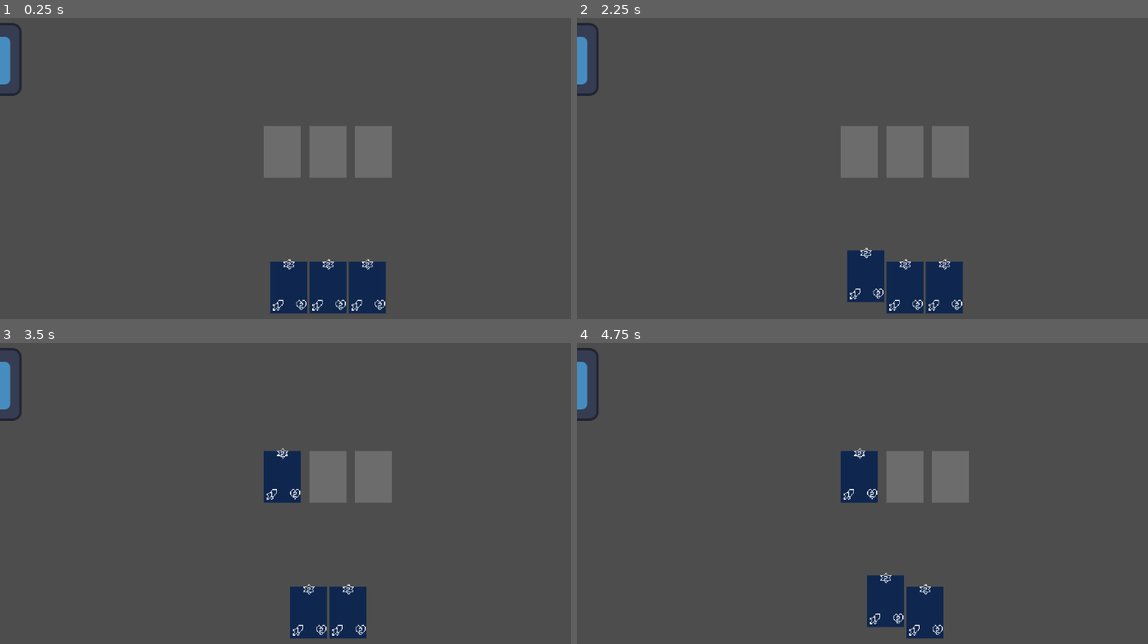
Above: before the commit, frames 1-4 (two rows, left to right).
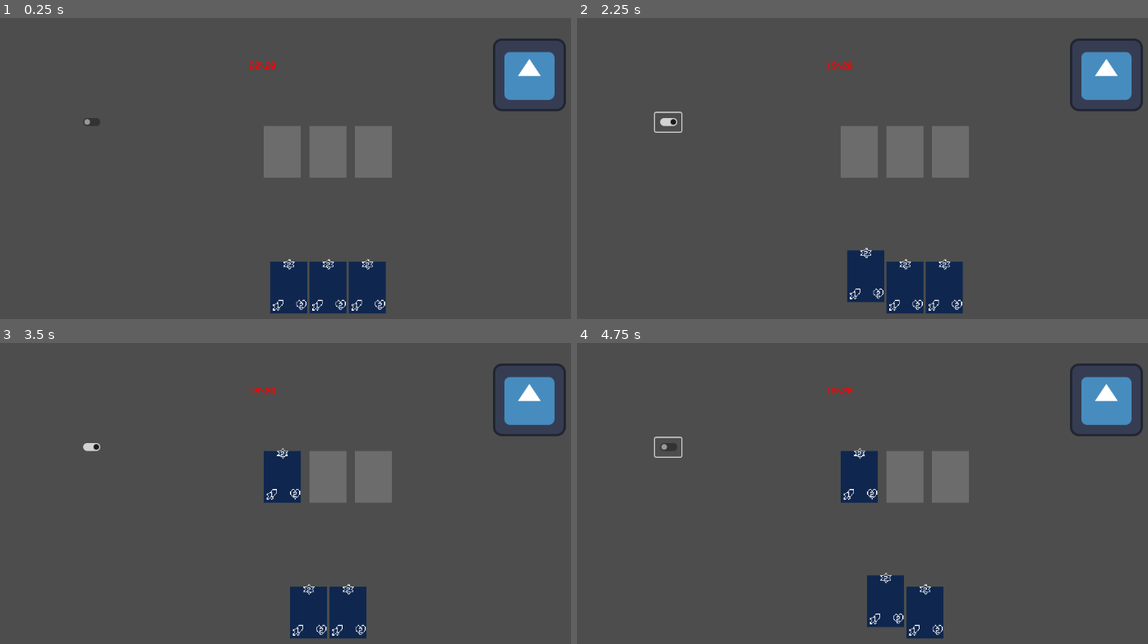
Above: after the commit, the same moments.

Repository: CraftMaster07/MonsterCardsClone
Game: Godot game, scene res://Scenes/board.tscn
Two runs of this game, one before a commit and one after it. Both use one fixed random seed, a clock stepped at 60 frames per second and the inputs below. The engine's default icon, where the game draws it, is replaced by a stand-in: a white triangle on a blue panel in a dark square.
Inputs (mouse positions are in pixels of both pictures, inside the frame that each line leads up to):
- Up to frame 1 (0.25 s): no input
- Up to frame 2 (2.25 s): click (856, 150) at 0.52 s; click (868, 288) at 1.27 s; click (668, 123) at 2.02 s
- Up to frame 3 (3.5 s): click (279, 475) at 2.77 s
- Up to frame 4 (4.75 s): click (885, 613) at 3.52 s; click (668, 448) at 4.27 s

The runs differ from the first frame. In frame 1, 2.4% of the frame differs, in the area x 0-100%, y 1-36%; in frame 2, 2.5%, in the area x 0-100%, y 1-39%; in frame 3, 2.4%; in frame 4, 2.4%.

Commit message:
added underscore to private functions

Diff:
--- a/monster-cards-clone/Scenes/board.tscn
+++ b/monster-cards-clone/Scenes/board.tscn
@@ -1,11 +1,11 @@
 [gd_scene load_steps=7 format=3 uid="uid://cfyktcr6rqnlf"]
 
 [ext_resource type="Script" uid="uid://ctku11dgwh5at" path="res://scripts/board.gd" id="1_xiot5"]
-[ext_resource type="PackedScene" uid="uid://cru4gfksm3rbh" path="res://Scenes/card_board.tscn" id="2_bh37u"]
-[ext_resource type="PackedScene" uid="uid://b6obljxfl8pah" path="res://Scenes/hand.tscn" id="2_shhme"]
-[ext_resource type="Texture2D" uid="uid://ctqv487eubdiu" path="res://icon.svg" id="4_cp8jt"]
-[ext_resource type="PackedScene" uid="uid://dtpst7jgrdpqq" path="res://Scenes/card_slot_container.tscn" id="5_dun80"]
-[ext_resource type="PackedScene" uid="uid://syfm2kspvm70" path="res://Scenes/player.tscn" id="5_dxjtj"]
+[ext_resource type="PackedScene" uid="uid://cru4gfksm3rbh" path="res://scenes/card_board.tscn" id="2_dun80"]
+[ext_resource type="PackedScene" uid="uid://b6obljxfl8pah" path="res://scenes/hand.tscn" id="2_shhme"]
+[ext_resource type="Texture2D" uid="uid://cjn63si50nhet" path="res://icon.svg" id="4_cp8jt"]
+[ext_resource type="PackedScene" uid="uid://dtpst7jgrdpqq" path="res://scenes/card_slot_container.tscn" id="5_dun80"]
+[ext_resource type="PackedScene" uid="uid://syfm2kspvm70" path="res://scenes/player.tscn" id="5_dxjtj"]
 
 [node name="Board" type="Control"]
 layout_mode = 3
@@ -15,7 +15,7 @@
 grow_horizontal = 2
 grow_vertical = 2
 script = ExtResource("1_xiot5")
-card_board_scene = ExtResource("2_bh37u")
+card_board_scene = ExtResource("2_dun80")
 
 [node name="CardSlotContainer" parent="." instance=ExtResource("5_dun80")]
 layout_mode = 1
@@ -31,23 +31,23 @@
 theme_override_constants/margin_bottom = 40
 
 [node name="Icon" type="Sprite2D" parent="."]
-position = Vector2(-26, 161)
+position = Vector2(929, 188)
 texture = ExtResource("4_cp8jt")
 
 [node name="PlayerHandler" parent="." instance=ExtResource("5_dxjtj")]
 
 [node name="HealthLabel" parent="PlayerHandler" index="0"]
-offset_left = 404.0
-offset_top = -50.0
-offset_right = 482.0
-offset_bottom = -27.0
+offset_left = 422.0
+offset_top = 164.0
+offset_right = 500.0
+offset_bottom = 187.0
 
 [node name="DamageButton" type="CheckButton" parent="."]
 layout_mode = 0
-offset_left = -393.0
-offset_top = 178.0
-offset_right = -347.0
-offset_bottom = 211.0
+offset_left = 137.0
+offset_top = 255.0
+offset_right = 183.0
+offset_bottom = 288.0
 
 [connection signal="toggled" from="DamageButton" to="PlayerHandler" method="_on_check_button_toggled"]
 
--- a/monster-cards-clone/scripts/board.gd
+++ b/monster-cards-clone/scripts/board.gd
@@ -8,7 +8,7 @@
 
 func _ready() -> void:
 	for card in hand.get_cards():
-		card.card_placed.connect(place_card_into_slot)
+		card.card_placed.connect(_place_card_into_slot)
 		card.card_selected.connect(select_card)
 		card.card_deselected.connect(deselect_card)
 
@@ -18,16 +18,16 @@
 
 func slot_clicked(slot: CardSlot):
 	if selected_card != null:
-		place_card_into_slot(selected_card, slot)
+		_place_card_into_slot(selected_card, slot)
 
-func place_card_into_slot(card: CardHand, slot: CardSlot):
+func _place_card_into_slot(card: CardHand, slot: CardSlot):
 	"""Marks the slot as taken, and starts the animation to move the card into the slot"""
 	print("card placed")
 	slot.take()
 	card.goto_slot(slot)
-	card.tween.tween_callback(replace_cardhand_with_cardboard.bind(card))
+	card.tween.tween_callback(_replace_cardhand_with_cardboard.bind(card))
 
-func replace_cardhand_with_cardboard(card: CardHand):
+func _replace_cardhand_with_cardboard(card: CardHand):
 	"""
 	Replaces the CardHand with a CardBoard object
 	This should be done after the card is moved into a slot
--- a/monster-cards-clone/scripts/card_hand.gd
+++ b/monster-cards-clone/scripts/card_hand.gd
@@ -36,14 +36,14 @@
 		drag_state = DragState.UNDRAGABLE
 
 		if not overlapping_slot_areas.is_empty():
-			var nearest_area = find_nearest_overlapping_area()
+			var nearest_area = _find_nearest_overlapping_area()
 			card_placed.emit(self, nearest_area.slot)
 			return
 
-		animate_to_position(base_position, dragback_trans, dragback_time, dragback_ease)
-		tween.tween_callback(rest)
+		_animate_to_position(base_position, dragback_trans, dragback_time, dragback_ease)
+		tween.tween_callback(_rest)
 
-func rest():
+func _rest():
 	drag_state = DragState.RESTING
 
 	if card_front.is_hovered():
@@ -56,11 +56,11 @@
 	card_selected.emit(self)
 
 func deselect():
-	animate_to_position(base_position, animation_trans, animation_length)
-	tween.tween_callback(rest)
+	_animate_to_position(base_position, animation_trans, animation_length)
+	tween.tween_callback(_rest)
 	selected = false
 
-func find_nearest_overlapping_area():
+func _find_nearest_overlapping_area():
 	"""Finds the closest area in overlapping_slot_areas to our own area2d and returns it"""
 	if overlapping_slot_areas.is_empty():
 		return null
@@ -83,9 +83,9 @@
 	"""
 	drag_state = DragState.UNDRAGABLE
 	var target_position := slot.global_position
-	animate_to_position(target_position, animation_trans, animation_length, Tween.EASE_IN_OUT, true)
+	_animate_to_position(target_position, animation_trans, animation_length, Tween.EASE_IN_OUT, true)
 
-func update_base_position():
+func _update_base_position():
 	"""Updates the base_position variable to the current card_front position"""
 	base_position = card_front.position
 
@@ -95,19 +95,19 @@
 		return
 
 	if not touched:
-		update_base_position()
+		_update_base_position()
 		touched = true
 
-	animate_to_position(base_position - Vector2(0, hover_height), animation_trans, animation_length)
+	_animate_to_position(base_position - Vector2(0, hover_height), animation_trans, animation_length)
 
 func _on_mouse_exited() -> void:
 	"""Animating the card when mouse leaves it"""
 	if drag_state != DragState.RESTING:
 		return
 
-	animate_to_position(base_position, animation_trans, animation_length)
+	_animate_to_position(base_position, animation_trans, animation_length)
 
-func animate_to_position(pos, trans_type, length, ease_type = Tween.EASE_IN_OUT, global = false):
+func _animate_to_position(pos, trans_type, length, ease_type = Tween.EASE_IN_OUT, global = false):
 	"""
 	Animate the cardfront to the desired position
 	pos - desired position
--- a/monster-cards-clone/scripts/player.gd
+++ b/monster-cards-clone/scripts/player.gd
@@ -6,17 +6,19 @@
 
 @onready var label: Label = $HealthLabel
 
-func __init__():
-	label.text = str(health) + "\\" + str(STARTING_HEALTH)
+func _ready():
+	_update_health()
 
 func hit() -> void:
 	print("ouch!")
 	_decrease_health(1)
 
-func _decrease_health(_amount: int) -> void:
-	health -= _amount
+func _decrease_health(amount: int) -> void:
+	health -= amount
+	_update_health()
+
+func _update_health() -> void:
 	label.text = str(health) + "\\" + str(STARTING_HEALTH)
-
 
 func _on_check_button_toggled(toggled_on: bool) -> void:
 	if toggled_on:
Not shown: 1 places in monster-cards-clone/Scenes/player.tscn that only renumber resources
